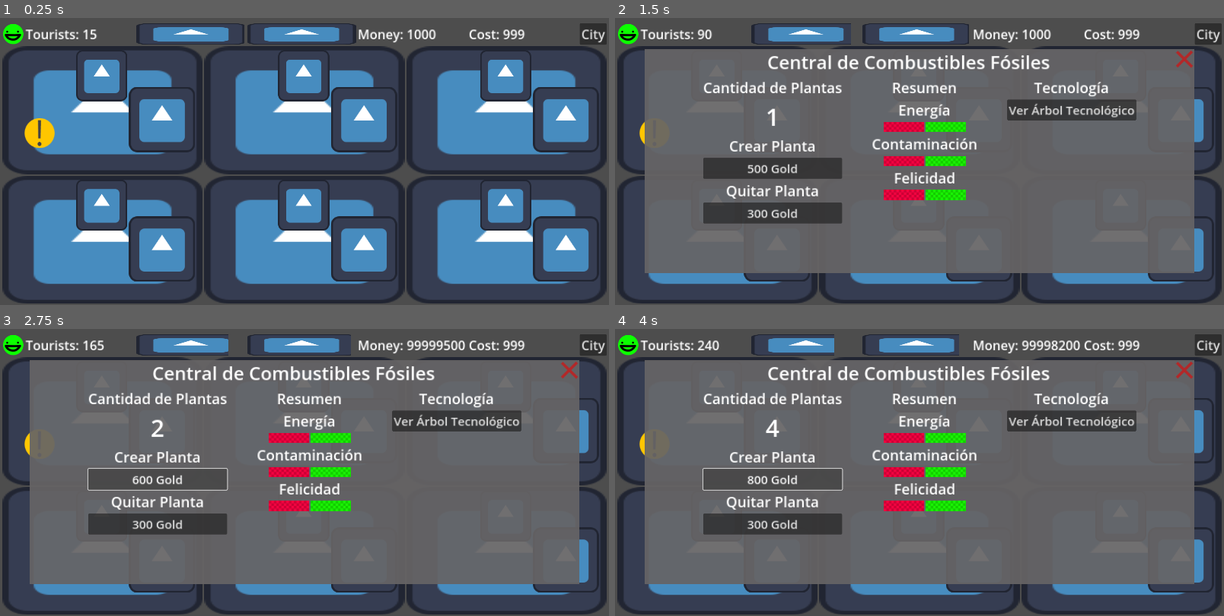
Above: before the commit, frames 1-4 (two rows, left to right).
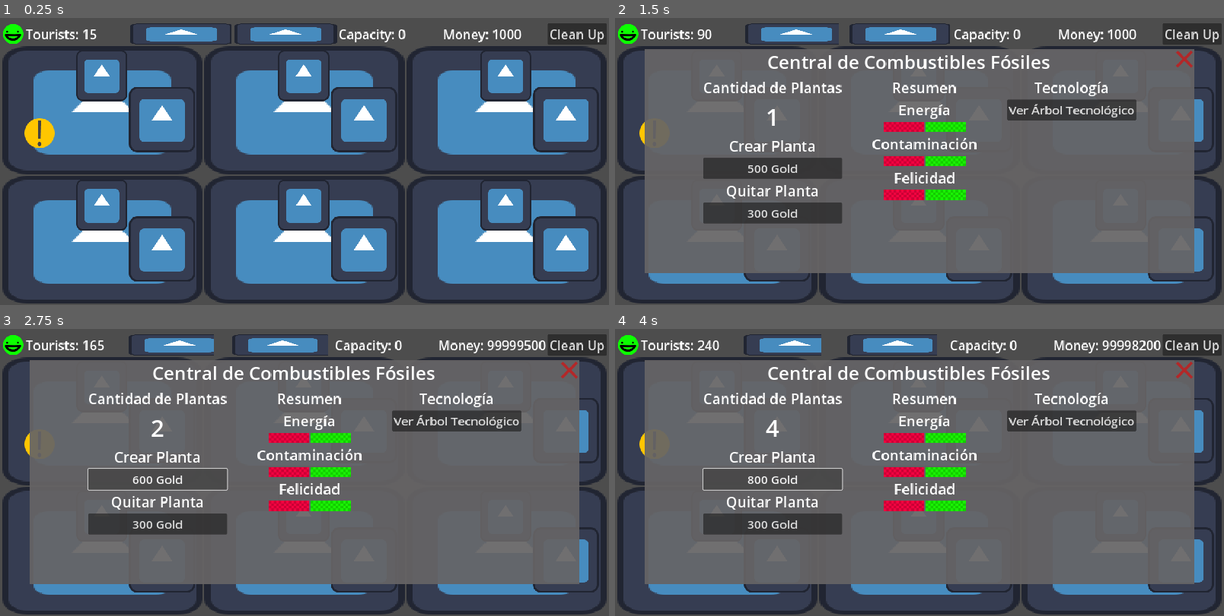
Above: after the commit, the same moments.

Repository: daniel-macias/energy-game
Game: Godot game, scene res://scenes/game.tscn
Same seed, same stepped clock (60 frames per second), same inputs: the game is played once before the commit and once after it. The engine's default icon, where the game draws it, is replaced by a stand-in: a white triangle on a blue panel in a dark square.
Inputs (mouse positions are in pixels of both pictures, inside the frame that each line leads up to):
- Up to frame 1 (0.25 s): no input
- Up to frame 2 (1.5 s): click "City" (after the commit: "Clean Up") at 0.5 s; click (718, 75) at 1.27 s
- Up to frame 3 (2.75 s): click "500 Gold" at 2 s
- Up to frame 4 (4 s): click "600 Gold" at 2.75 s; click "700 Gold" at 3.5 s

The runs differ from the first frame. In frame 1, 3.2% of the frame differs, in the area x 0-100%, y 1-93%; in frame 2, 3.8%; in frame 3, 4.0%; in frame 4, 4.0%.

Commit message:
started testing tech images

Diff:
--- a/project.godot
+++ b/project.godot
@@ -28,4 +28,5 @@
 
 [rendering]
 
+textures/canvas_textures/default_texture_filter=0
 renderer/rendering_method="mobile"
--- a/scenes/game.tscn
+++ b/scenes/game.tscn
@@ -7,7 +7,20 @@
 [ext_resource type="Texture2D" uid="uid://e0p7qh6t4oc" path="res://x.png" id="5_chb1t"]
 [ext_resource type="Texture2D" uid="uid://dg8xsl0g7grmg" path="res://bar_red.png" id="6_3ovbx"]
 [ext_resource type="PackedScene" uid="uid://bhd3stdcsoy56" path="res://scenes/skill.tscn" id="6_ph5yp"]
+[ext_resource type="Texture2D" uid="uid://bmce8rjew8dcm" path="res://sprites/techs/nuclear/radioactivida.PNG" id="7_k44sv"]
 [ext_resource type="Texture2D" uid="uid://0nouyg7lop5u" path="res://bar_green.png" id="7_udmlx"]
+[ext_resource type="Texture2D" uid="uid://l8rn436oqdlg" path="res://sprites/techs/fossil/fosil.png" id="8_5v7rw"]
+[ext_resource type="Texture2D" uid="uid://b0g6s70p3k7k0" path="res://sprites/techs/fossil/ambiental.png" id="9_hkumq"]
+[ext_resource type="Texture2D" uid="uid://te78ivqxi3wu" path="res://sprites/techs/fossil/filtro.png" id="10_04q4x"]
+[ext_resource type="Texture2D" uid="uid://c03totuf6wmhd" path="res://sprites/techs/fossil/carboncapture.png" id="11_qe6t6"]
+[ext_resource type="Texture2D" uid="uid://4d4k10tkypqt" path="res://sprites/techs/fossil/clean.png" id="12_tl8tn"]
+[ext_resource type="Texture2D" uid="uid://b1clq6ckbfnin" path="res://sprites/techs/fossil/carbon.png" id="13_qcv3f"]
+[ext_resource type="Texture2D" uid="uid://csbgohg4656up" path="res://sprites/techs/fossil/vapor.png" id="14_e77ia"]
+[ext_resource type="Texture2D" uid="uid://djhln0ubbxjn" path="res://sprites/techs/fossil/petroloe.png" id="15_psa37"]
+[ext_resource type="Texture2D" uid="uid://d25ghdc2w8x8e" path="res://sprites/techs/fossil/combustion.png" id="16_bfp3u"]
+[ext_resource type="Texture2D" uid="uid://dtjl76p7c5hlb" path="res://sprites/techs/fossil/electricida.png" id="17_n5ywh"]
+[ext_resource type="Texture2D" uid="uid://cox1oxm4srpp8" path="res://sprites/techs/fossil/diesel.png" id="18_53ntk"]
+[ext_resource type="Texture2D" uid="uid://dk7x6bee2ein0" path="res://sprites/techs/fossil/fracking.png" id="19_m3o17"]
 
 [sub_resource type="StyleBoxFlat" id="StyleBoxFlat_h7ljl"]
 bg_color = Color(0.397915, 0.390726, 0.39622, 0.929412)
@@ -73,24 +86,24 @@
 nine_patch_stretch = true
 texture_progress = ExtResource("1_wyxp4")
 
+[node name="Cost" type="Label" parent="VBoxContainer/HBoxContainer"]
+layout_mode = 2
+size_flags_horizontal = 3
+theme_override_font_sizes/font_size = 32
+text = "Capacity: 0
+"
+
 [node name="Money" type="Label" parent="VBoxContainer/HBoxContainer"]
 layout_mode = 2
 size_flags_horizontal = 3
 theme_override_font_sizes/font_size = 32
 text = "Money: 1000"
 
-[node name="Cost" type="Label" parent="VBoxContainer/HBoxContainer"]
-layout_mode = 2
-size_flags_horizontal = 3
-theme_override_font_sizes/font_size = 32
-text = "Cost: 999
-"
-
 [node name="City" type="Button" parent="VBoxContainer/HBoxContainer"]
 layout_mode = 2
 size_flags_horizontal = 8
 theme_override_font_sizes/font_size = 32
-text = "City"
+text = "Clean Up"
 
 [node name="GridContainer" type="GridContainer" parent="VBoxContainer"]
 layout_mode = 2
@@ -280,6 +293,7 @@
 offset_bottom = -4.0
 grow_horizontal = 1
 grow_vertical = 1
+texture_normal = ExtResource("7_k44sv")
 title = "Radioactividad"
 description = "Desc"
 price = 2000
@@ -1692,6 +1706,7 @@
 offset_bottom = 277.0
 grow_horizontal = 1
 grow_vertical = 1
+texture_normal = ExtResource("8_5v7rw")
 title = "Combistibles Fósiles"
 description = "Desc Desc"
 price = 1000
@@ -1715,6 +1730,7 @@
 offset_bottom = 287.0
 grow_horizontal = 1
 grow_vertical = 1
+texture_normal = ExtResource("9_hkumq")
 title = "Controles Ambientales"
 description = "Desc"
 price = 700
@@ -1738,6 +1754,7 @@
 offset_bottom = 114.0
 grow_horizontal = 1
 grow_vertical = 1
+texture_normal = ExtResource("10_04q4x")
 title = "Filtros de Emisiones"
 description = "Desc Desc"
 price = 600
@@ -1761,6 +1778,7 @@
 offset_bottom = 116.0
 grow_horizontal = 1
 grow_vertical = 1
+texture_normal = ExtResource("11_qe6t6")
 title = "Captura de Carbono"
 description = "Desc Desc"
 price = 1000
@@ -1784,6 +1802,7 @@
 offset_bottom = 114.0
 grow_horizontal = 1
 grow_vertical = 1
+texture_normal = ExtResource("12_tl8tn")
 title = "Combustibles Limpios"
 description = "Desc Desc"
 price = 900
@@ -1807,6 +1826,7 @@
 offset_bottom = 42.0
 grow_horizontal = 1
 grow_vertical = 1
+texture_normal = ExtResource("13_qcv3f")
 title = "Carbón"
 description = "Desc"
 price = 300
@@ -1830,6 +1850,7 @@
 offset_bottom = 51.0
 grow_horizontal = 1
 grow_vertical = 1
+texture_normal = ExtResource("14_e77ia")
 title = "Máquina de Vapor"
 description = "Desc Desc"
 price = 500
@@ -1853,6 +1874,7 @@
 offset_bottom = 121.0
 grow_horizontal = 1
 grow_vertical = 1
+texture_normal = ExtResource("15_psa37")
 title = "Pozos de Petróleo"
 description = "Desc Desc"
 price = 600
@@ -1876,6 +1898,7 @@
 offset_bottom = 115.0
 grow_horizontal = 1
 grow_vertical = 1
+texture_normal = ExtResource("16_bfp3u")
 title = "Motor de Combustión Interna"
 description = "Desc Desc"
 price = 400
@@ -1899,6 +1922,7 @@
 offset_bottom = 197.0
 grow_horizontal = 1
 grow_vertical = 1
+texture_normal = ExtResource("17_n5ywh")
 title = "Central Eléctrica de Carbón"
 description = "Desc Desc"
 price = 450
@@ -1922,6 +1946,7 @@
 offset_bottom = 118.0
 grow_horizontal = 1
 grow_vertical = 1
+texture_normal = ExtResource("18_53ntk")
 title = "Motor Diesel"
 description = "Desc Desc"
 price = 500
@@ -1945,6 +1970,7 @@
 offset_bottom = 118.0
 grow_horizontal = 1
 grow_vertical = 1
+texture_normal = ExtResource("19_m3o17")
 title = "Fracturación Hidráulica"
 description = "Desc Desc"
 price = 800
--- a/scripts/GameManager.gd
+++ b/scripts/GameManager.gd
@@ -9,7 +9,7 @@
 var wattage_capacity = 1000  # Max wattage capacity (can be increased with upgrades)
 var cleanliness = 100  # 0 to 100
 var money = 100000000
-var cost = 0
+var contaminationCapacity = 0
 var rooms = []
 var currently_selected_room = -1  # -1 means no room is currently selected
 var skill_states = {}  # Dictionary to store skill states
@@ -306,8 +306,13 @@
 	happiness = clamp(happiness + value, 0, 100)
 	update_happiness_image()
 
-func update_cleanliness(value):
-	cleanliness = clamp(cleanliness + value, 0, 100)
+func update_cleanliness(contamination_value):
+	if contamination_value < 0:  # Active contamination, cleanliness decreases
+		cleanliness = clamp(cleanliness + contamination_value, 0, 100)
+	elif contamination_value > 0:  # No contamination or low contamination, cleanliness improves
+		var cleanliness_recovery_rate = contamination_value * 0.1  # The lower the contamination, the better the recovery
+		cleanliness = clamp(cleanliness + cleanliness_recovery_rate, 0, 100)
+
 	cleanliness_bar.value = cleanliness
 	calculate_happiness_based_on_cleanliness()
 
@@ -324,9 +329,9 @@
 	money = max(money + value, 0)
 	money_label.text = "Money: " + str(money)
 
-func update_cost(value):
-	cost = max(cost + value, 0)
-	cost_label.text = "Cost: " + str(cost)
+func update_CC(value):
+	contaminationCapacity = max(contaminationCapacity + value, 0)
+	cost_label.text = "Cost: " + str(contaminationCapacity)
 
 # Update happiness image based on the current happiness value
 func update_happiness_image():
@@ -529,7 +534,7 @@
 		"wattage_capacity": wattage_capacity,
 		"cleanliness": cleanliness,
 		"money": money,
-		"cost": cost,
+		"contaminationCapacity": contaminationCapacity,
 		"roomAmount":[rooms[0].plant_amount,
 		rooms[1].plant_amount,
 		rooms[2].plant_amount,
@@ -564,14 +569,14 @@
 			wattage_capacity = save_data.get("wattage_capacity", 100)
 			cleanliness = save_data.get("cleanliness", 100)
 			money = save_data.get("money", 1000)
-			cost = save_data.get("cost", 0)
+			contaminationCapacity = save_data.get("contaminationCapacity", 0)
 
 			update_happiness_image()
 			update_tourists(tourists)
 			update_wattage(wattage)
-			update_cleanliness(wattage_capacity)
+			update_cleanliness(cleanliness)
 			update_money(money)
-			update_cost(cost)
+			update_CC(contaminationCapacity)
 
 			#Load room amount
 			var roomsTemp = save_data.get("roomAmount", [])
Not shown: 1 places in scenes/game.tscn that only renumber resources
Binary file added: sprites/techs/fossil/F01.png
Not shown, added: sprites/techs/fossil/F01.png.import
Binary file added: sprites/techs/fossil/ambiental.png
Not shown, added: sprites/techs/fossil/ambiental.png.import
Binary file added: sprites/techs/fossil/carbon.png
Not shown, added: sprites/techs/fossil/carbon.png.import
Binary file added: sprites/techs/fossil/carboncapture.png
Not shown, added: sprites/techs/fossil/carboncapture.png.import
Binary file added: sprites/techs/fossil/clean.png
Not shown, added: sprites/techs/fossil/clean.png.import
Binary file added: sprites/techs/fossil/combustion.png
(and 17 more such lines)
